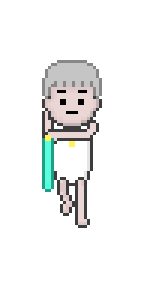
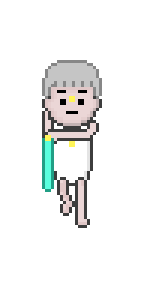
Layered file, before and after one edit (144px x 288px). Changes by layer:
added layer "레이어 50" above "그룹 1" over left=69, top=96, right=75, bottom=102
